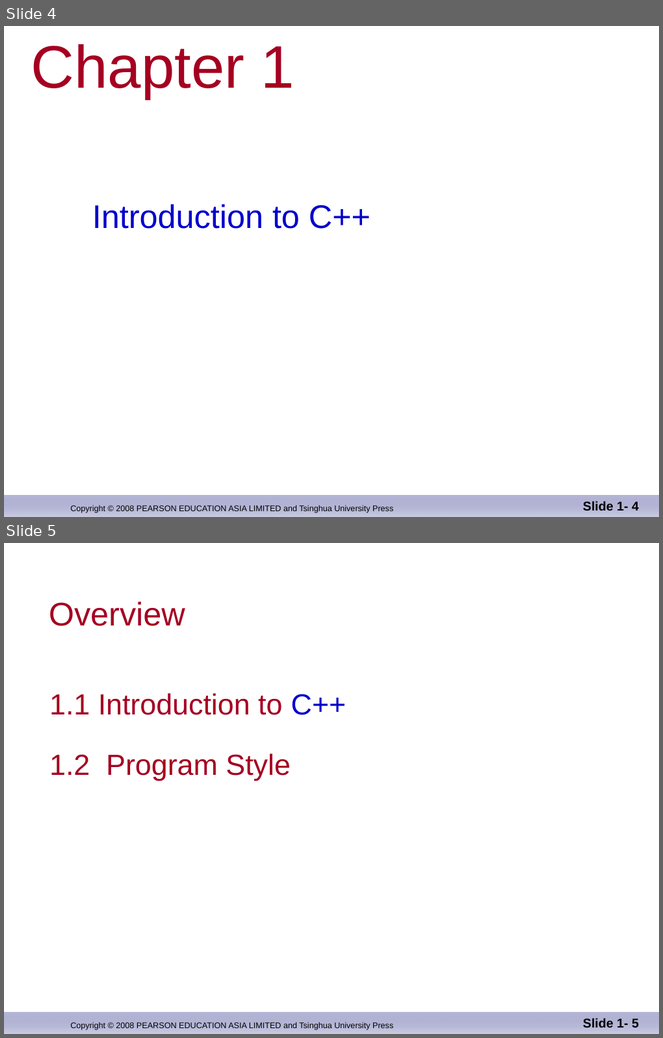
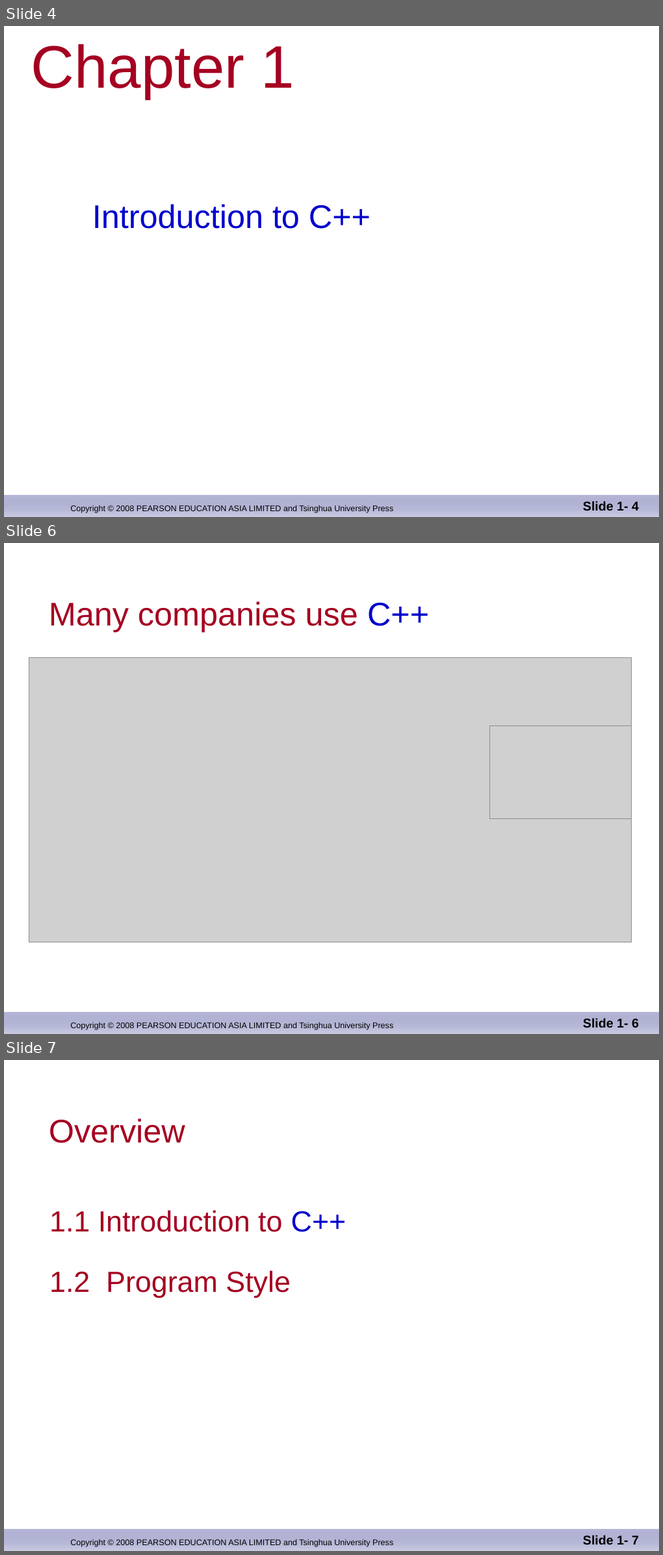
Before and after one commit to djuanbei/CPLUSPLUS, a slide deck: ppt/ch_01.ppt. Shown one above the other, each under a label of ours: slides 4 and 5 before the commit, slides 4, 6 and 7 after it; the slides between them are not shown. The pictures are 663x1038 and 663x1555 pixels, drawn with LibreOffice and Linux fonts; fonts in the diff are those of the drawing; grey boxes stand for pictures; background and template pictures are left out. Boxes give left, top, right and bottom in pixels: in the first picture for what was removed or moved away, otherwise in the second. Text is boxed around its words. In the diff, an @@ line names an element or a change of style, - is before the commit and + after.

```diff
--- a/ppt/ch_01.ppt
+++ b/ppt/ch_01.ppt
@@ slide 6 added at bbox=[4, 543, 659, 1034], background #FFFFFF; not listed: 2 template elements that a slide beside it also shows @@
@@ title added at bbox=[49, 601, 429, 632], 36 pt, text #A50021 @@
+Many companies use C++
@@ picture added at bbox=[29, 657, 632, 943] @@
@@ picture added at bbox=[490, 726, 632, 819] @@
@@ page number added at bbox=[583, 1018, 639, 1028], 14 pt, text #000000, bold @@
+Slide 1- 6
@@ what was slide 5 is now slide 7 @@
@@ page number at bbox=[583, 1535, 639, 1545]: text changed @@
-Slide 1- 5
+Slide 1- 7
```
Also in this commit, not shown: 3 other slides added, 1 slide removed.
